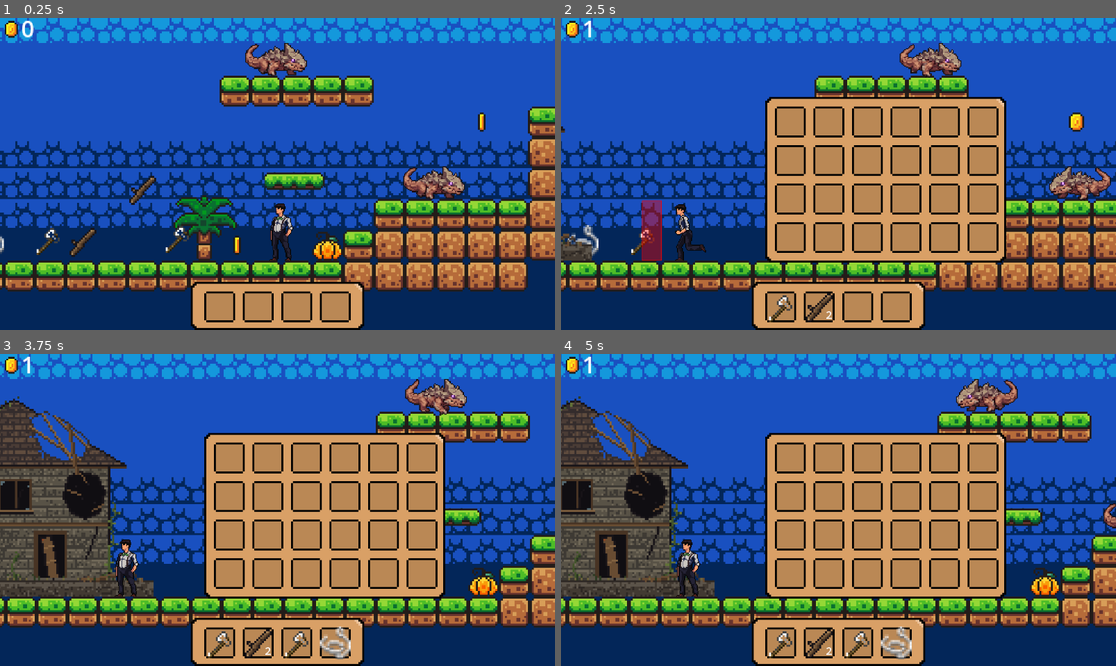
Above: before the commit, frames 1-4 (two rows, left to right).
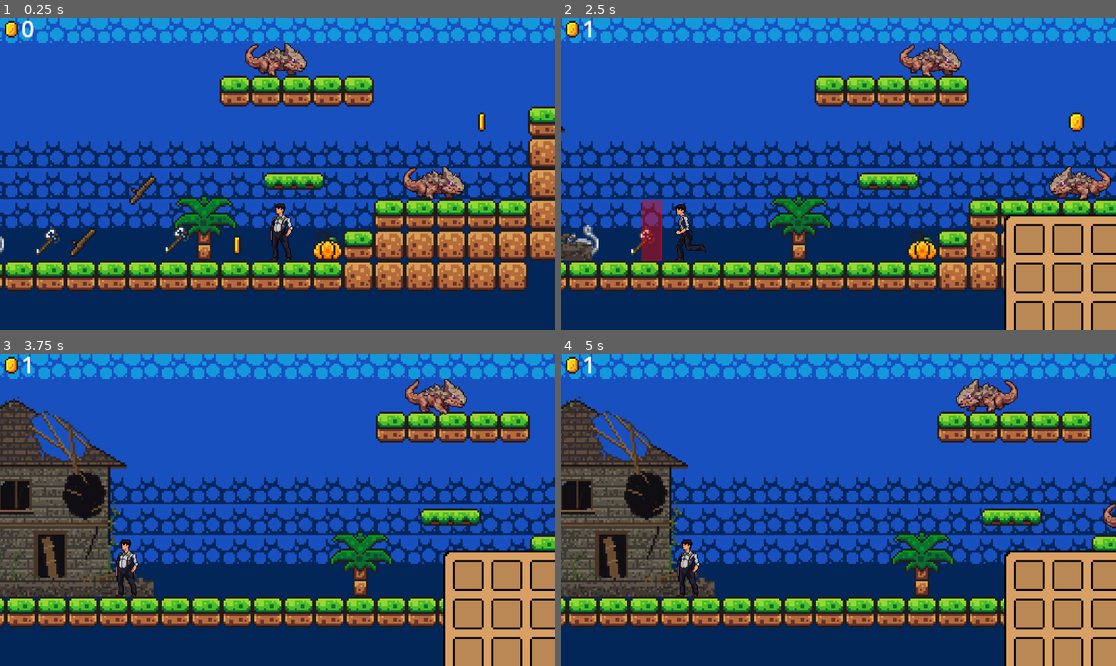
Above: after the commit, the same moments.

Repository: mohawk2409/survive
Game: Godot game, scene res://scenes/game.tscn
The game is run twice, just before and just after one commit, with the same random seed, the same clock (stepped at 60 frames per second) and the same inputs.
Inputs (mouse positions are in pixels of both pictures, inside the frame that each line leads up to):
- Up to frame 1 (0.25 s): no input
- Up to frame 2 (2.5 s): drag from (783, 305) to (932, 301) at 0.52 s; drag from (821, 305) to (1043, 120) at 1.27 s; move the mouse to (855, 305) at 2.02 s; hold Left (move_left) from 2.03 s (still down); hold R (attack) from 2.03 s (still down); click (855, 305) at 2.17 s; tap E (i) at 2.3 s
- Up to frame 3 (3.75 s): release Left (move_left) at 2.75 s; release R (attack) at 2.75 s; drag from (333, 641) to (543, 528) at 2.77 s; drag from (227, 456) to (405, 403) at 3.52 s
- Up to frame 4 (5 s): drag from (827, 456) to (1054, 403) at 4.27 s

The runs differ from the first frame. In frame 1, 4.8% of the frame differs, in the area x 34-66%, y 84-100%; in frame 2, 35%; in frame 3, 35%, in the area x 34-100%, y 25-100%; in frame 4, 35%.

Commit message:
Still issues on the crafting system

Diff:
--- a/scenes/crafting_system.tscn
+++ b/scenes/crafting_system.tscn
@@ -38,16 +38,14 @@
 grow_vertical = 2
 
 [node name="Label" type="Label" parent="Panel" unique_id=868562959]
-top_level = true
 z_index = 1
 layout_mode = 1
 anchors_preset = 5
 anchor_left = 0.5
 anchor_right = 0.5
-offset_left = -21.0
-offset_top = 38.0
-offset_right = 19.0
-offset_bottom = 51.0
+offset_left = -20.0
+offset_right = 20.0
+offset_bottom = 13.0
 grow_horizontal = 2
 theme_override_font_sizes/font_size = 9
 text = "Crafting"
--- a/scenes/game.tscn
+++ b/scenes/game.tscn
@@ -337,9 +337,11 @@
 
 [node name="Control" type="Control" parent="CanvasLayer" unique_id=522027452]
 layout_mode = 3
-anchors_preset = 0
-offset_right = 40.0
-offset_bottom = 40.0
+anchors_preset = 15
+anchor_right = 1.0
+anchor_bottom = 1.0
+grow_horizontal = 2
+grow_vertical = 2
 script = ExtResource("9_5newe")
 
 [node name="bottom_inv_ui" parent="CanvasLayer/Control" unique_id=879348506 instance=ExtResource("19_264po")]
@@ -387,7 +389,7 @@
 offset_bottom = 40.0
 mouse_filter = 2
 
-[node name="crafting_building" parent="CanvasLayer/Control" unique_id=977264550 instance=ExtResource("11_ir15t")]
+[node name="crafting_building" parent="." unique_id=977264550 instance=ExtResource("11_ir15t")]
 position = Vector2(-338, 21)
 
 [node name="Area2D2" parent="." unique_id=739423097 instance=ExtResource("13_37s47")]
--- a/scripts/crafting_system.gd
+++ b/scripts/crafting_system.gd
@@ -1,8 +1,7 @@
 extends Control
 @onready var craft_slot_node: PackedScene = preload("res://scenes/crafting_slot.tscn")
 @onready var queue_slot_node: PackedScene = preload("res://scenes/queue_slot.tscn")
-@onready var inv_ui: Control = $"../../inv_ui"
-@onready var crafting_system: Control = $"."
+@onready var inv_ui: Control = $"../../CanvasLayer/Control/inv_ui"
 @export var crafts: Array[Craft]:
 	set(value):
 		crafts = value
@@ -18,14 +17,7 @@
 var selected_craft: Craft
 var selected_rect: Rect2
 var is_open = false
-
-func _process(_delta):
-	if Input.is_action_just_pressed("fly"):
-		if is_open:
-			close()
-		else:
-			open()
-
+"""
 func open():
 	crafting_system.visible = true
 	is_open = true
@@ -34,11 +26,11 @@
 	print("?")
 	crafting_system.visible = false
 	is_open = false
-
+"""
 func _ready():
 	free_slots()
 	load_recipes()
-	close()
+	#close()
 func _draw():
 	draw_rect(selected_rect, Color.WHITE, false, 1)
 
--- a/scripts/forgery_shop.gd
+++ b/scripts/forgery_shop.gd
@@ -3,19 +3,19 @@
 
 var entered_zone = false
 var opened = false
-"""
-func _ready():
-	crafting_system.close()
+
+#func _ready():
+	#crafting_system.close()
 
 func _process(delta: float) -> void:
 	if Input.is_action_just_pressed("fly") and entered_zone and !opened:
 		print("I'm opening the crafting UI")
-		crafting_system.open()
+		#crafting_system.open()
 		opened = true
 	elif Input.is_action_just_pressed("fly") and entered_zone and opened:
-		crafting_system.close()
+		#crafting_system.close()
 		opened = false
-"""
+
 func _on_body_entered(body: Node2D) -> void:
 	entered_zone = true
 	print("je suis entré dans l'aire du shop")
